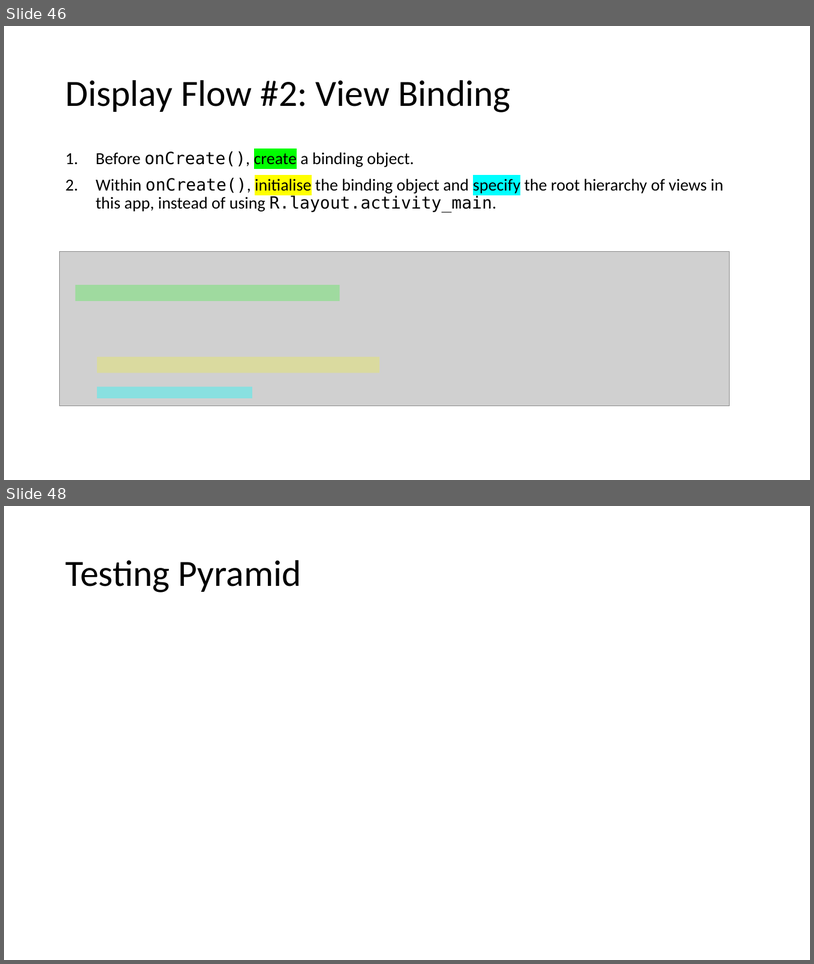
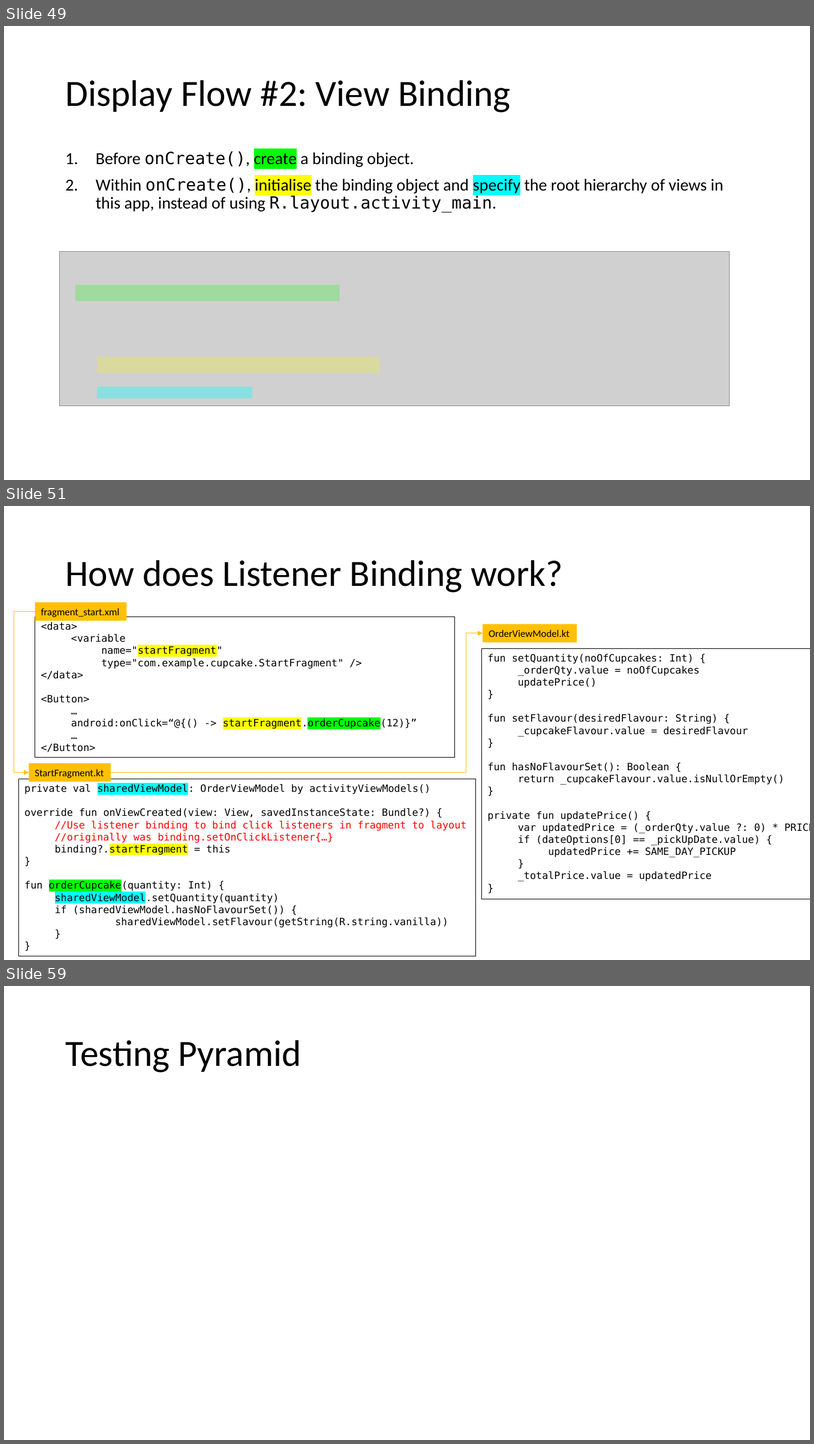
Before and after one commit to joellecorliss/Associate-Android-Developer, a slide deck: Android Basics in Kotlin.pptx. Shown one above the other, each under a label of ours: slides 46 and 48 before the commit, slides 49, 51 and 59 after it; the slides between them are not shown. The pictures are 814x964 and 814x1444 pixels, drawn with LibreOffice and Linux fonts; fonts in the diff are those of the drawing; grey boxes stand for pictures. Boxes give left, top, right and bottom in pixels: in the first picture for what was removed or moved away, otherwise in the second. Text is boxed around its words. In the diff, an @@ line names an element or a change of style, - is before the commit and + after.

```diff
--- a/Android Basics in Kotlin.pptx
+++ b/Android Basics in Kotlin.pptx
@@ slide 51 added at <box>4,506,810,960</box>, background #FFFFFF @@
@@ title added at <box>65,560,563,592</box>, 44 pt, text #000000 @@
+How does Listener Binding work?
@@ elbow arrow added from (35, 611) to (29, 772), #FFC000 0.5 pt @@
@@ rectangle added at <box>35,602,126,621</box>, fill #FFC000, 12 pt, text #000000 @@
+fragment_start.xml
@@ rectangle added at <box>35,617,455,757</box>, outline #000000 0.75 pt, 12 pt, text #000000 @@
+<data>
+  <variable
+    name="startFragment"
+    type="com.example.cupcake.StartFragment" />
+</data>
+<Button>
+  …
+  android:onClick=“@{() -> startFragment.orderCupcake(12)}”
+  …
+</Button>
@@ rectangle added at <box>483,624,578,642</box>, fill #FFC000, 12 pt, text #000000 @@
+OrderViewModel.kt
@@ elbow arrow added from (111, 772) to (483, 633), #FFC000 0.5 pt @@
@@ rectangle added at <box>482,648,810,898</box>, outline #000000 0.75 pt, 12 pt, text #000000 @@
+fun setQuantity(noOfCupcakes: Int) {
+  _orderQty.value = noOfCupcakes
+  updatePrice()
+}
+fun setFlavour(desiredFlavour: String) {
+  _cupcakeFlavour.value = desiredFlavour
+}
+fun hasNoFlavourSet(): Boolean {
+  return _cupcakeFlavour.value.isNullOrEmpty()
+}
+private fun updatePrice() {
+  var updatedPrice = (_orderQty.value ?: 0) * PRICE_PER_CUPCAKE
+  if (dateOptions[0] == _pickUpDate.value) {
+    updatedPrice += SAME_DAY_PICKUP
+  }
+  _totalPrice.value = updatedPrice
+}
@@ rectangle added at <box>29,763,110,781</box>, fill #FFC000, 12 pt, text #000000 @@
+StartFragment.kt
@@ rectangle added at <box>18,779,476,956</box>, outline #000000 0.75 pt, 12 pt, text #000000 @@
+private val sharedViewModel: OrderViewModel by activityViewModels()
+override fun onViewCreated(view: View, savedInstanceState: Bundle?) {
+  //Use listener binding to bind click listeners in fragment to layout
+  //originally was binding.setOnClickListener{…}
+  binding?.startFragment = this
+}
+fun orderCupcake(quantity: Int) {
+  sharedViewModel.setQuantity(quantity)
+  if (sharedViewModel.hasNoFlavourSet()) {
+  sharedViewModel.setFlavour(getString(R.string.vanilla))
+  }
+}
@@ what was slide 46 is now slide 49 @@
@@ what was slide 48 is now slide 59 @@
```
Also in this commit, not shown: 5 slides changed, 13 other slides added, 5 other files.
